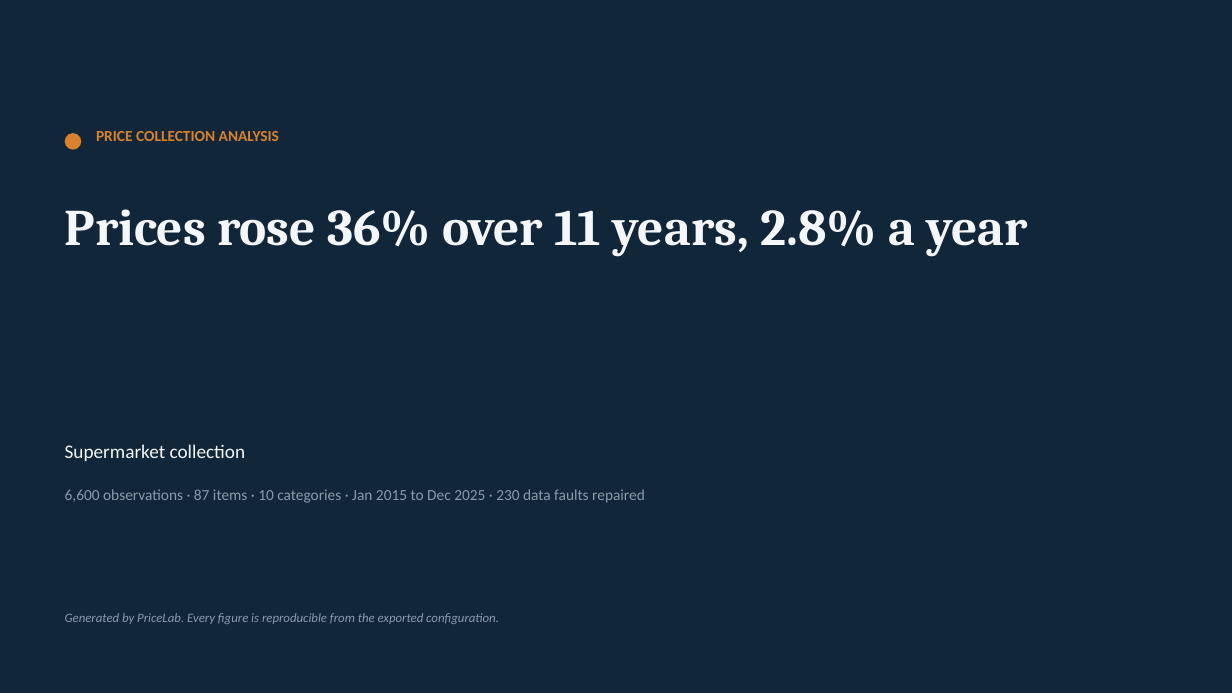
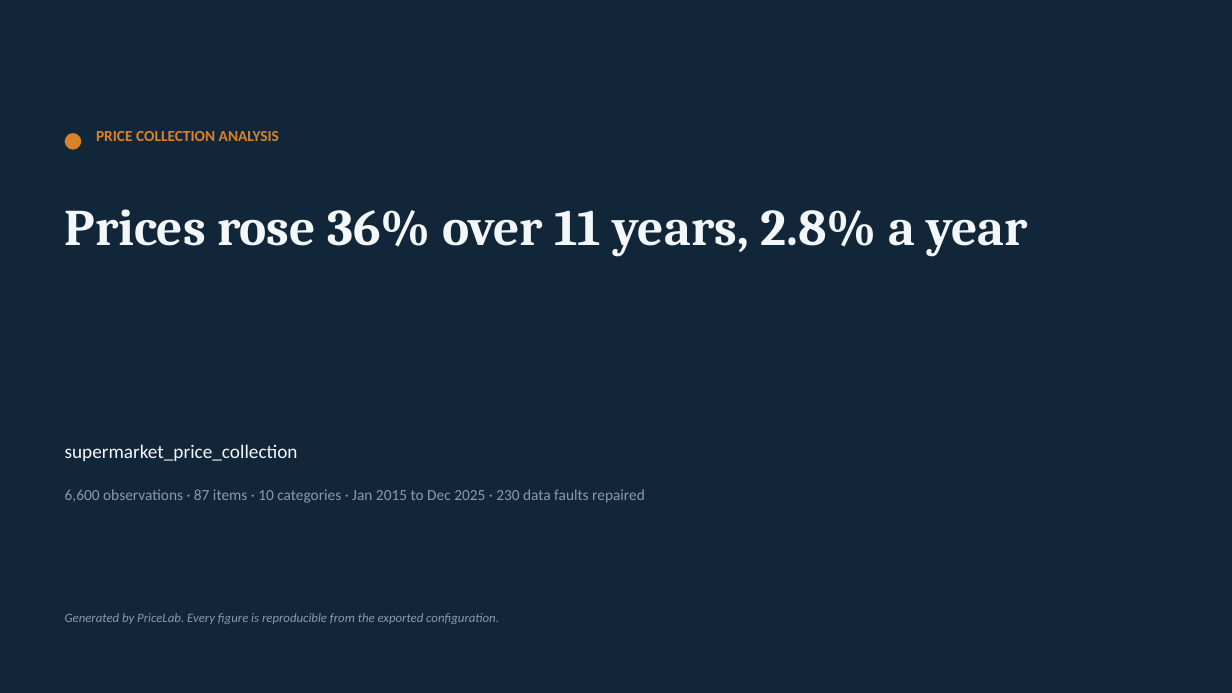
Before and after one commit to dju78/price_lab, a slide deck: slide 1 of example_analysis.pptx. Drawn at 1232x693 pixels with LibreOffice and Linux fonts; fonts in the diff are those of the drawing. Boxes give left, top, right and bottom in pixels: in the first picture for what was removed or moved away, otherwise in the second. Text is boxed around its words. In the diff, an @@ line names an element or a change of style, - is before the commit and + after.

```diff
--- a/example_analysis.pptx
+++ b/example_analysis.pptx
@@ text at [65,444,298,461]: text changed @@
-Supermarket collection
+supermarket_price_collection
```
Also in this commit, not shown: 1 other slide changed, 3 other files.
